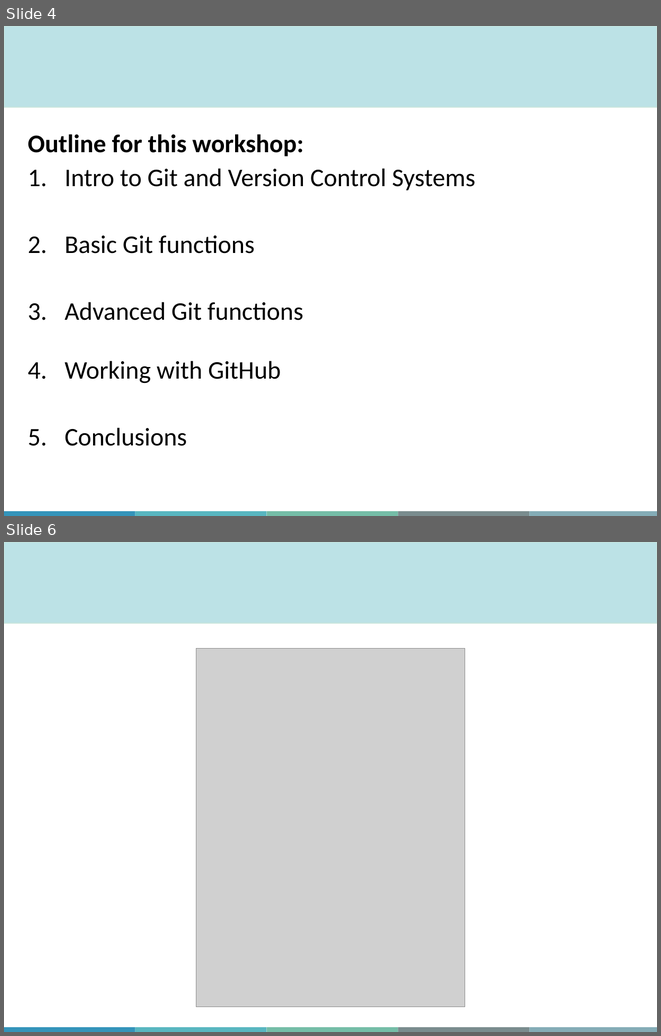
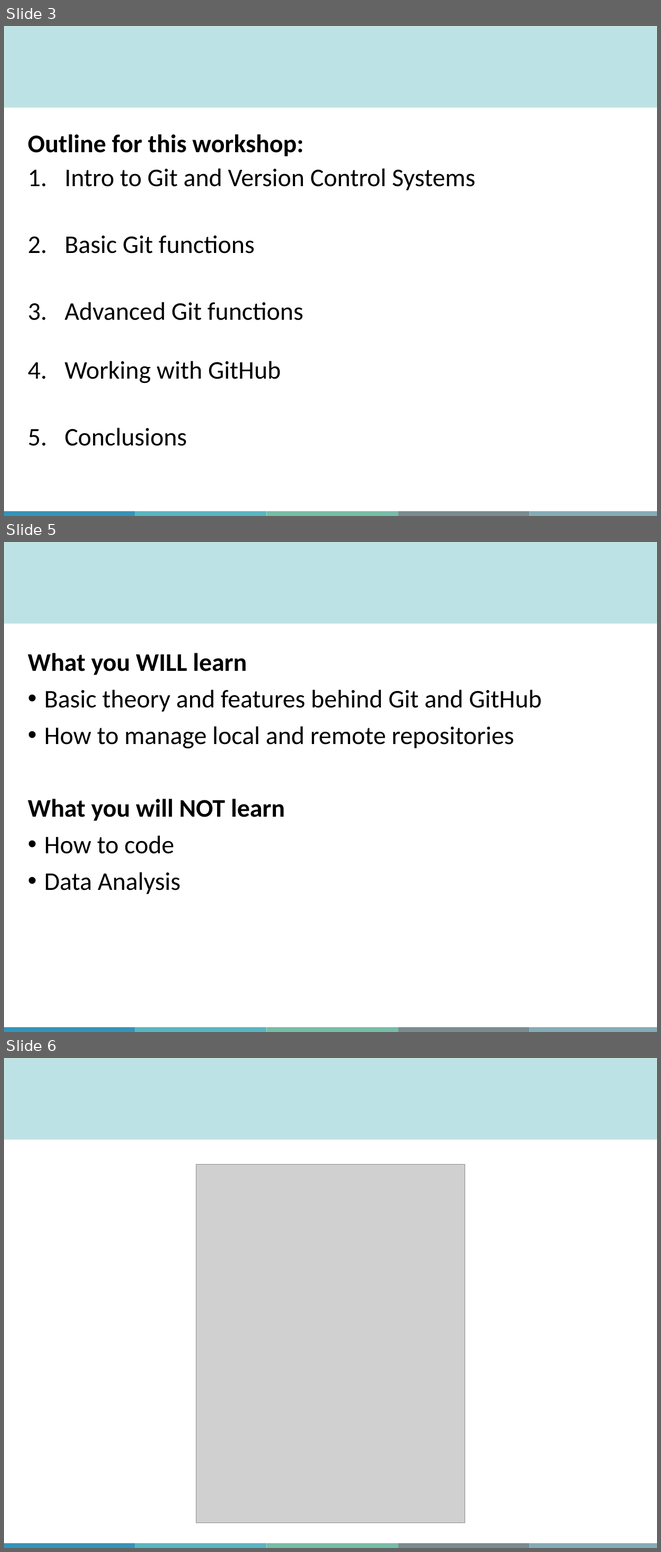
Before and after one commit to aosakwe/MiCM_IntroToGitHub, a slide deck: Slides/MiCM_GitHub_Workshop.pptx. Shown one above the other, each under a label of ours: slides 4 and 6 before the commit, slides 3, 5 and 6 after it; the slides between them are not shown. The pictures are 661x1036 and 661x1552 pixels, drawn with LibreOffice and Linux fonts; fonts in the diff are those of the drawing; grey boxes stand for pictures; background and template pictures are left out. Boxes give left, top, right and bottom in pixels: in the first picture for what was removed or moved away, otherwise in the second. Text is boxed around its words. In the diff, an @@ line names an element or a change of style, - is before the commit and + after.

```diff
--- a/Slides/MiCM_GitHub_Workshop.pptx
+++ b/Slides/MiCM_GitHub_Workshop.pptx
@@ slide 5 added at (4,542,657,1032), background #FFFFFF; not listed: 6 template elements that a slide beside it also shows @@
@@ text added at (28,653,541,894), 28 pt, text #000000 @@
+What you WILL learn
+• Basic theory and features behind Git and GitHub
+• How to manage local and remote repositories
+What you will NOT learn
+• How to code
+• Data Analysis
@@ what was slide 4 is now slide 3 @@
```
Also in this commit, not shown: 10 slides changed, 1 other slide added, 1 slide removed.
